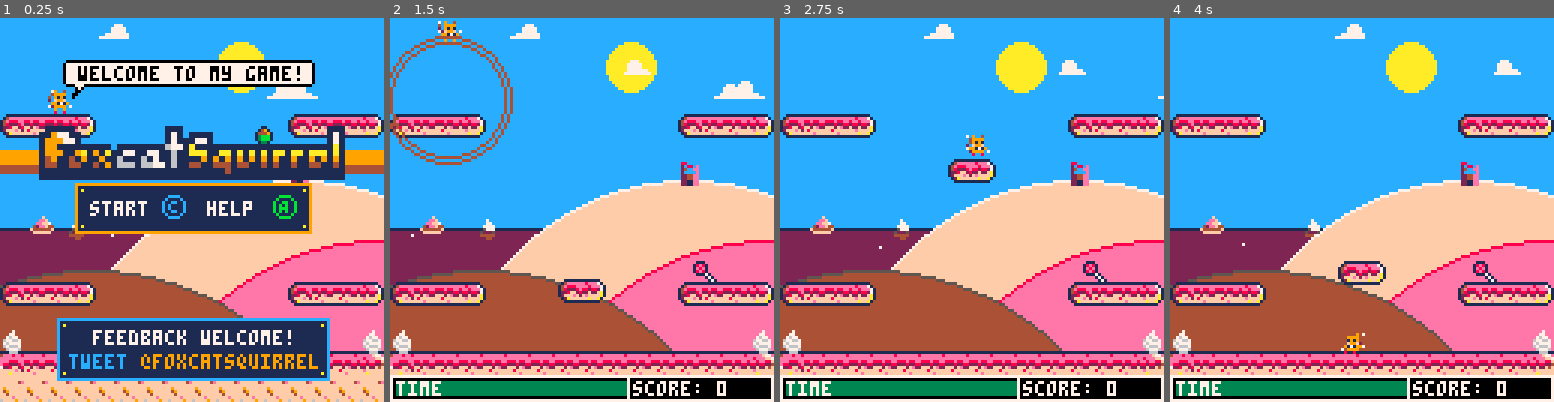
Above: before the commit, frames 1-4 (left to right).
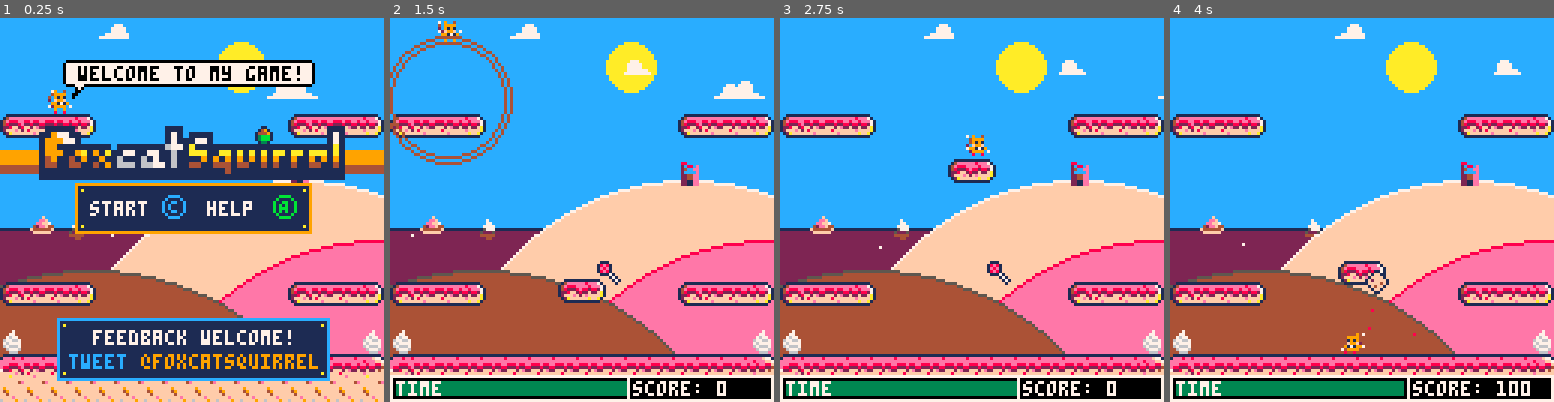
Above: after the commit, the same moments.

Repository: daddynewts/foxcatsquirrel
Game: PICO-8 cartridge foxcatsquirrel.p8
Same seed, same stepped clock (60 frames per second), same inputs: the game is played once before the commit and once after it.
Inputs:
- Up to frame 1 (0.25 s): no input
- Up to frame 2 (1.5 s): tap X (X key) at 0.33, 1.07 s; tap O (Z key) at 0.7 s
- Up to frame 3 (2.75 s): hold Right 1.6-2.1 s; tap O (Z key) at 1.7, 2.1, 2.5 s; tap X (X key) at 1.85 s; hold Right from 2.47 s (still down)
- Up to frame 4 (4 s): tap O (Z key) at 2.9, 3.3, 3.7 s; tap X (X key) at 2.97 s; release Right at 3.03 s; hold Left 3.08-3.58 s; hold Down 3.63-3.97 s

The runs differ from the first frame. In frame 1, 1.3% of the frame differs, in the area x 0-100%, y 86-94%; in frame 2, 4.7%; in frame 3, 4.7%; in frame 4, 4.9%, in the area x 0-100%, y 63-99%.

Commit message:
Music for level 3
It's coming together

Diff:
--- a/foxcatsquirrel.p8
+++ b/foxcatsquirrel.p8
@@ -11,7 +11,7 @@
  level=0 -- def 0, playground 5
  count=0
  points=0
- addfood=7 -- 7 for instant enemy on l1
+ addfood=1 -- 7 for instant enemy on l1
  is_shockwave=false
 
  init_times()
@@ -39,6 +39,7 @@
  music_level1 = 0
  music_level2 = 4
  music_level3 = 7
+ music_level4 = 11
 
 function rndb(low,high)
  return flr(rnd(high-low+1)+low)
@@ -912,7 +913,7 @@
     for i=1,1 do
      food={
       sprite=flr(rnd(food_count)+food_start),
-      x=flr(rnd(100)+12),
+      x=flr(rnd(90)+20),
       y=flr(rnd(60)+30),
     }
     add(foods,food)
@@ -1162,7 +1163,8 @@
   draw_clouds()
   -- dancing flower
   --spr(30,96,104+flr(sin(leveltime)))
-  line(0,111,128,111,1)
+  -- top of base platform
+  --line(0,112,128,112,1)
   end
 
  -- jungle
@@ -1336,6 +1338,8 @@
   music(music_level2)
  elseif level==2 then
   music(music_level3)
+ elseif level==3 then
+  music(music_level4)
  end
 end
 
@@ -1786,10 +1790,8 @@
    skullchase=true
  end
   if skullchase==false then
-   skull.x-=cos(skullangle)-((skull.x-shockwave_x)/(20+count))
+   skull.x-=cos(skullangle)-(0.25+(skull.x-shockwave_x)/(20+count))
    skull.y-=sin(skullangle)-((skull.y-shockwave_y)/(20+count))
- --  skull.x-=cos(skullangle)-((skull.x-shockwave_x)/(40+count))
- --  skull.y-=sin(skullangle)-((skull.y-shockwave_y)/(10+count))
  end
 
  if is_shockwave==true then
@@ -1811,7 +1813,7 @@
   ghostchase=true
  end
   if ghostchase==false then
-   ghost.x-=cos(2*ghostangle)-((ghost.x-shockwave_x)/(20+count))/2
+   ghost.x-=((ghost.x-shockwave_x)/(20+count)/2)-cos(2*ghostangle)
    ghost.y-=sin(2*ghostangle)-((ghost.y-shockwave_y)/(10+count))/2
   end
 
@@ -2061,14 +2063,14 @@
 00500050042eef4403355d3303bbbb3003bbbb3003bbbb3011255151255555555515555102244ee00d6666605d66667d00000000000000000000000000000000
 02444440f444444f4333333403377330033773300337733015555555555515555555555102211ee000dddd0005ddddd000000000000000000000000000000000
 002244000ffffff00444444000333300003333000033330001111111111111111111111002211ee0000000000055550000000000000000000000000000000000
-0eee8ee8eeeeee8eeeeef770ffffffff0000700004ff0000000000001555555104ff000000000100000000000000000000000000000000000000000000000000
-eeeeeeeeeeeeeeeee8eeeff7ffffff4e000770002499f00000000000155555512499f00000001000000000000000000000000000000000000000000000000000
-eee888ee88e88ee8ee8ee88fffffffff007677002449f00000077000155555512449f00000010000000000000000000000000000000000000000000000000000
-e882228e2282288288288224f9ffffff067766700244000000d66700155555510244000000101000000000000000000000000000000000000000000000000000
-7228ff28ff2fe22f22f22f4ff49fffff0767777000000000005d6700155555510000000000100100000000000000000000000000000000000000000000000000
-fffffef2f8fffffffeffffffff4fffff0676667000000000005dd700125555510000000001000010000000000000000000000000000000000000000000000000
-fffafffffffeffffffafffffffffefff006777600000000000055000155555510000000001000000000000000000000000000000000000000000000000000000
-ffffffffffffffffffffffff6ffff9ff00066600000000000000000015555d510000000000000000000000000000000000000000000000000000000000000000
+011111111111111111111110ffffffff0000700004ff0000000000001555555104ff000000000100000000000000000000000000000000000000000000000000
+1eee8ee8eeeeee8eeeeef771ffffff4e000770002499f00000000000155555512499f00000001000000000000000000000000000000000000000000000000000
+eeeeeeeeeeeeeeeee8eeeff7ffffffff007677002449f00000077000155555512449f00000010000000000000000000000000000000000000000000000000000
+eee888ee88e88ee8ee8ee88ff9ffffff067766700244000000d66700155555510244000000101000000000000000000000000000000000000000000000000000
+e882228e2282288288288224f49fffff0767777000000000005d6700155555510000000000100100000000000000000000000000000000000000000000000000
+7228ff28ff2fe22f22f22f4fff4fffff0676667000000000005dd700125555510000000001000010000000000000000000000000000000000000000000000000
+fffffef2f8fffffffeffffffffffefff006777600000000000055000155555510000000001000000000000000000000000000000000000000000000000000000
+fffafffffffeffffffafffff6ffff9ff00066600000000000000000015555d510000000000000000000000000000000000000000000000000000000000000000
 1fffffff0000000000000000000000000000000000000000000000000ddd5dd5dddddd5000000000000000000000000000000000000000000000000000000000
 1ffffff1000000000000000000000000000000000000000000000000ddddddddd5dddddd00000000000000000000000000000000000000000000000000000000
 1fffffff000000000000000000000000000000000000000000000000ddd555dddd5dd55d00000000000000000000000000000000000000000000000000000000
Not shown, changed: the music (__music__) section of foxcatsquirrel.p8
Not shown, changed: the sound effects (__sfx__) section of foxcatsquirrel.p8
